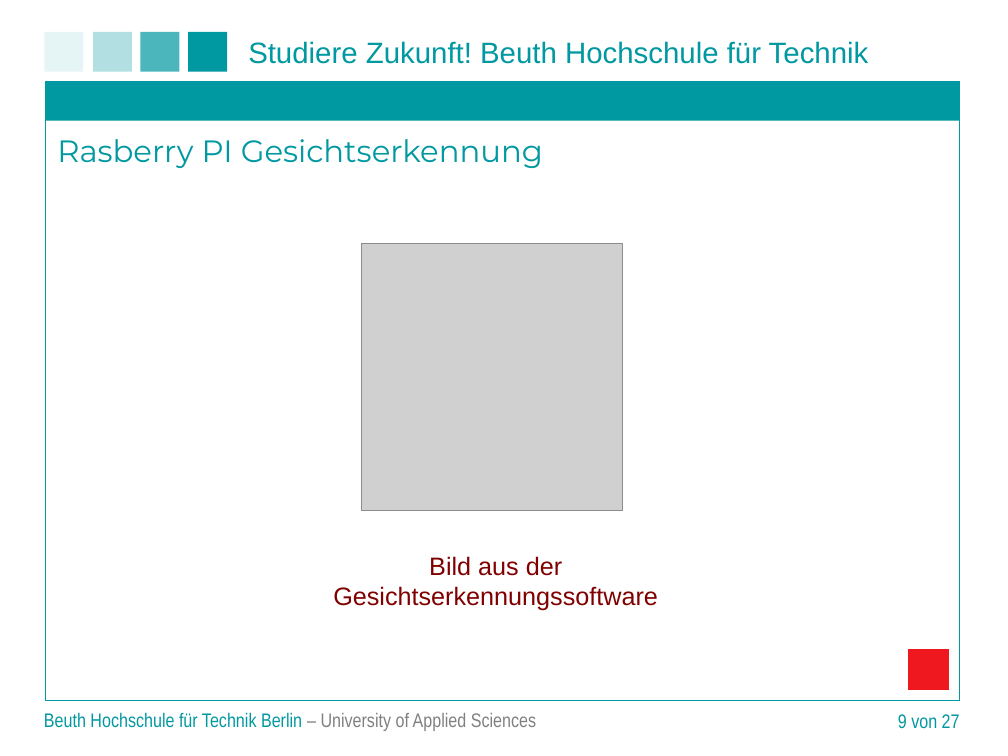
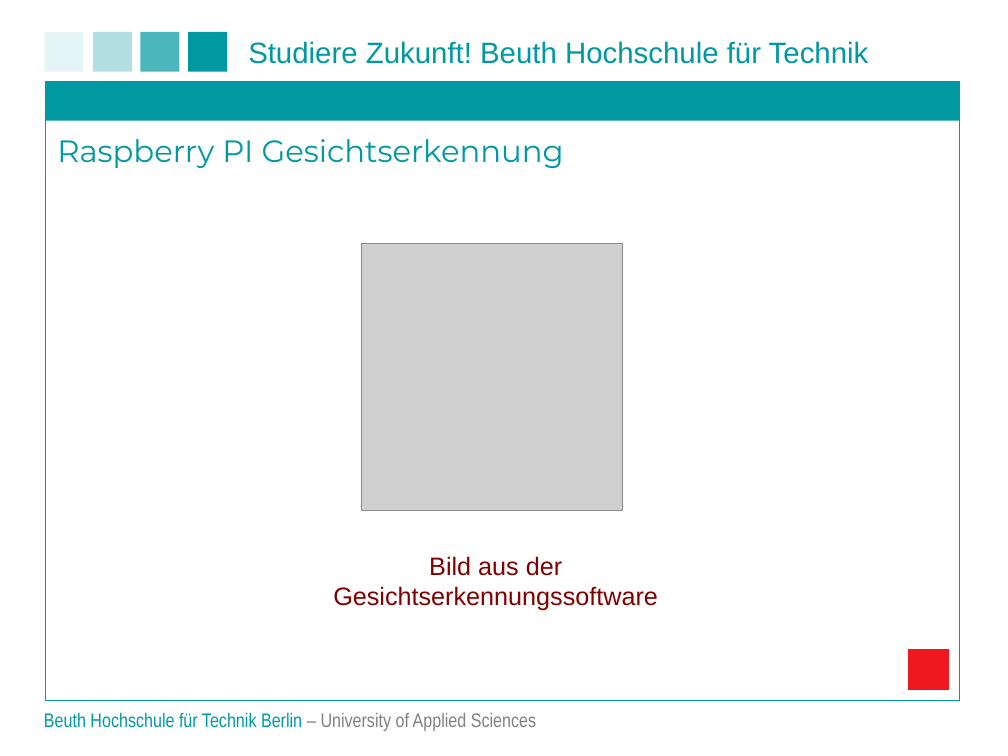
Before and after one commit to matt-han/TuerSpion, a slide deck: slide 8 of Projektpraesentation.ppt (slide 9 before the commit). Drawn at 1008x756 pixels with LibreOffice and Linux fonts; fonts in the diff are those of the drawing; grey boxes stand for pictures; background and template pictures are left out. Boxes give left, top, right and bottom in pixels: in the first picture for what was removed or moved away, otherwise in the second. Text is boxed around its words. In the diff, an @@ line names an element or a change of style, - is before the commit and + after.

```diff
--- a/Projektpraesentation.ppt
+++ b/Projektpraesentation.ppt
@@ text at <box>57,139,564,168</box>: text changed @@
-Rasberry PI Gesichtserkennung
+Raspberry PI Gesichtserkennung
@@ page number removed at <box>898,714,960,729</box> @@
-9 von 27
```
Also in this commit, not shown: 19 other slides changed, 2 slides removed.
